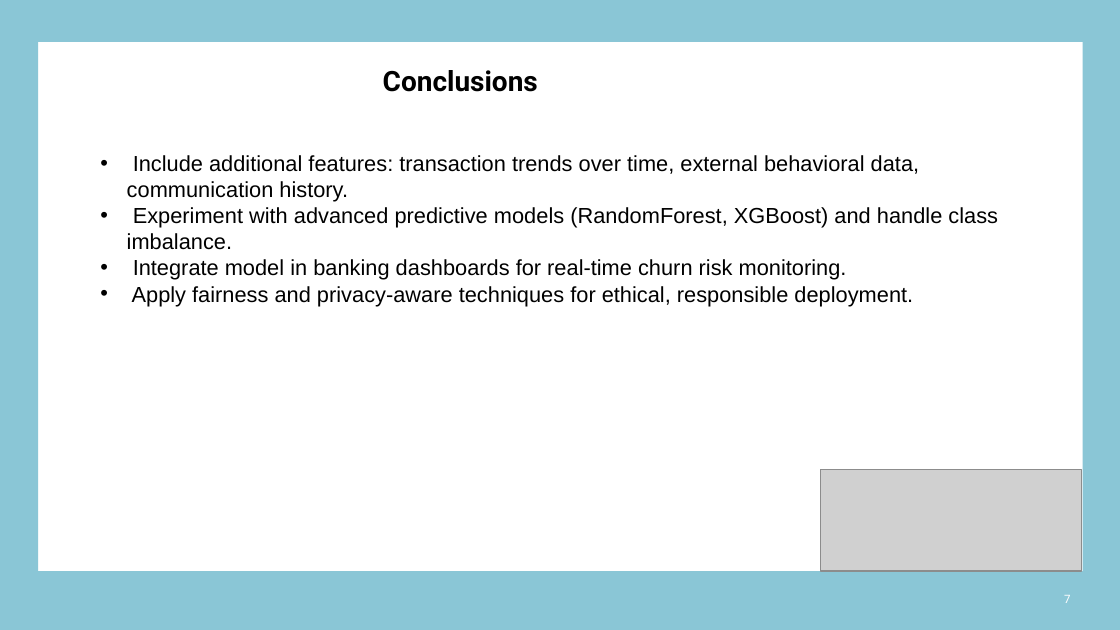
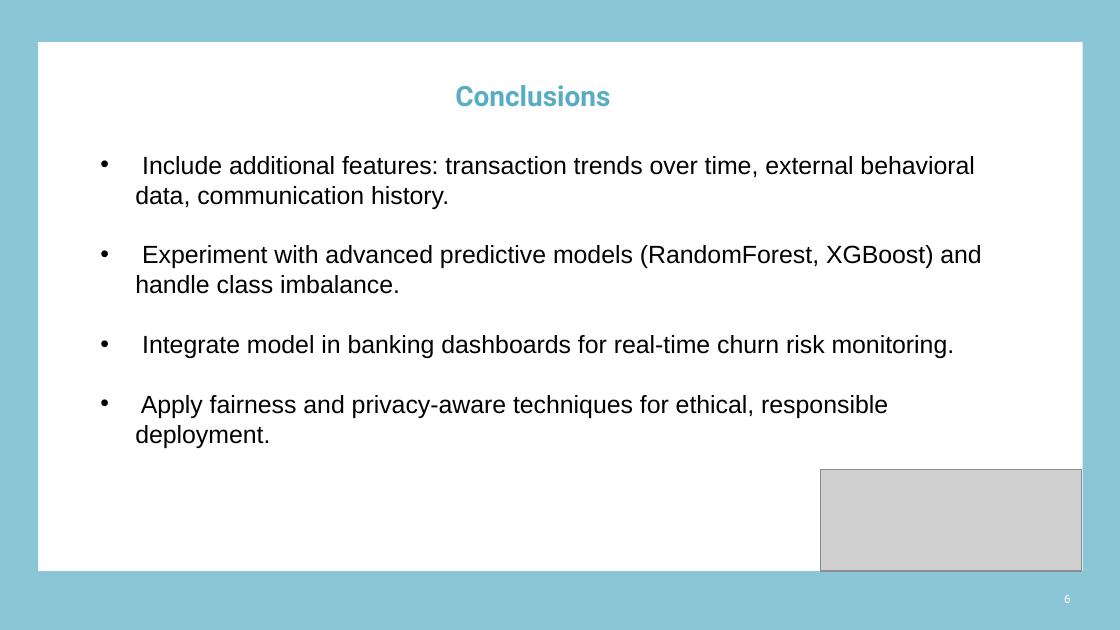
Before and after one commit to ReDI-School-projects/CreditCardUserBehaviour, a slide deck: slide 6 of Final_project_DataAnalytics-D.Ivashchenko.pptx (slide 7 before the commit). Drawn at 1120x630 pixels with LibreOffice and Linux fonts; fonts in the diff are those of the drawing; grey boxes stand for pictures; background and template pictures are left out. Boxes give left, top, right and bottom in pixels: in the first picture for what was removed or moved away, otherwise in the second. Text is boxed around its words. In the diff, an @@ line names an element or a change of style, - is before the commit and + after.

```diff
--- a/Final_project_DataAnalytics-D.Ivashchenko.pptx
+++ b/Final_project_DataAnalytics-D.Ivashchenko.pptx
@@ title "Conclusions": place and size @@
-title "Conclusions" at [383,70,538,92]
+title "Conclusions" at [455,85,610,107]
@@ title "Conclusions" at [455,85,610,107]: text colour #000000 to #58ADC5 @@
@@ text "Include additional features: transaction trends ..." at [135,156,981,448]: size 14 to 16 pt; indent changed @@
@@ page number at [1064,595,1070,603]: text changed @@
-7
+6
```
Also in this commit, not shown: 5 other slides changed, 10 slides removed.
